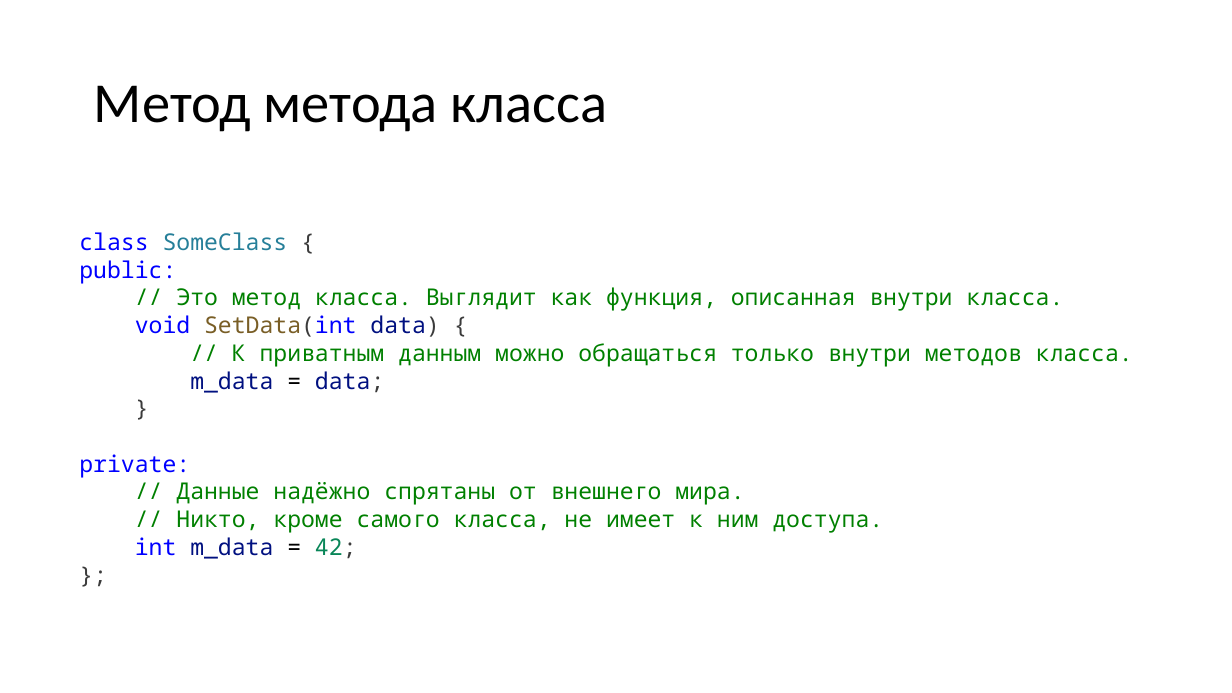
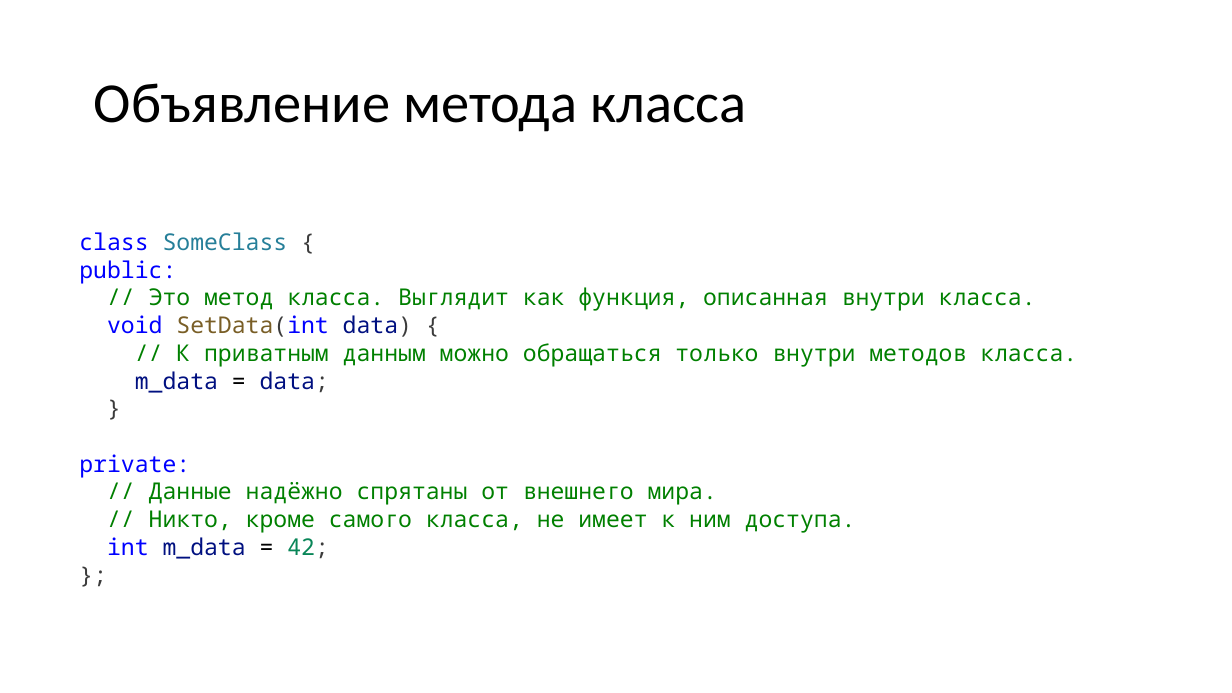
Before and after one commit to alexey-malov/oop, a slide deck: slide 28 of lectures/02/Основы ООП.pptx. Drawn at 1232x693 pixels with LibreOffice and Linux fonts; fonts in the diff are those of the drawing. Boxes give left, top, right and bottom in pixels: in the first picture for what was removed or moved away, otherwise in the second. Text is boxed around its words. In the diff, an @@ line names an element or a change of style, - is before the commit and + after.

```diff
--- a/lectures/02/Основы ООП.pptx
+++ b/lectures/02/Основы ООП.pptx
@@ title at (94,83,746,132): text changed @@
-Метод метода класса
+Объявление метода класса
@@ text "class SomeClass {" rewrapped from (79,232,1133,559) to (79,232,1077,559) @@
```
Also in this commit, not shown: 13 other slides changed, 8 slides added, 5 slides removed, 10 other files.
